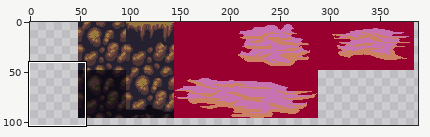
Edited in one commit: sprite sheet (assets/graphics/tiles.png). The picture above shows the old version from afar; the outline marks the close-up.
Close-up. First the earlier version:
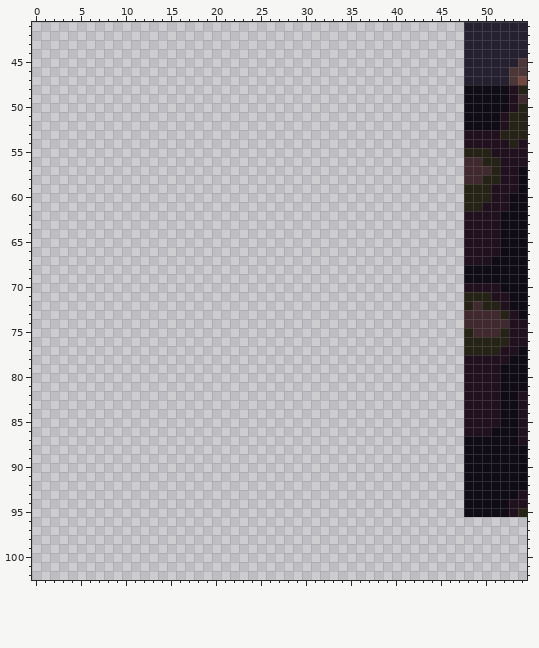
The file is 480x480 pixels. Shown: x 0..54, y 41..102. The wide view leaves out empty margins.
After the commit:
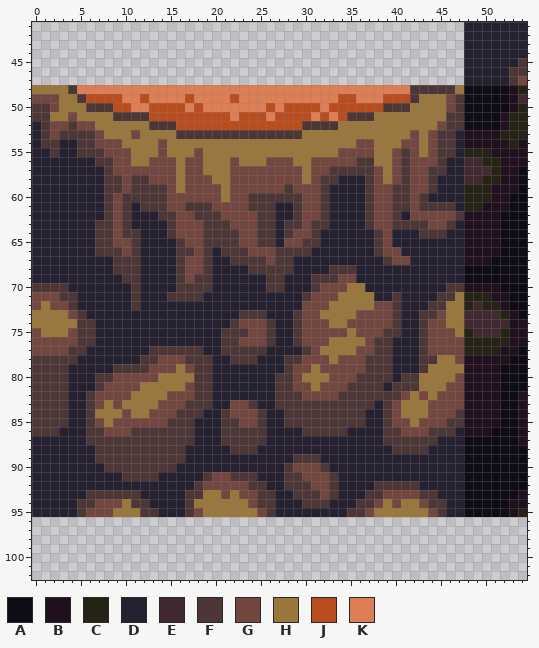
Palette (. is transparent): A #0f0c16  B #21111e  C #252216  D #262131  E #402a30  F #4d3736  G #73463f  H #99773d  J #ba4d1e  K #de7e54
Diff:
y 48: x 0..47 ................................................ -> HHHHFKKKKKKKKKKKKKKKKKKKKKKKKKKKKKKKKKKKKKFFFFFH
y 49: x 0..47 ................................................ -> GGGHHFJJJJKKJKKKKJKKKKJKKKKKKKKKKKJJKKKJJJFHHHGF
y 50: x 0..47 ................................................ -> FFGHHHFFFJJKKJJJJKJKKKKKKKJKJJJJKJJJJJJFFFHHHHGF
y 51: x 0..47 ................................................ -> FFHHGHHHHFFFFJJJJJJJJJKJJJKJJJJKJKJFFFHHHHHHHHFF
y 52: x 0..47 ................................................ -> DFGGFGGHHHHHHFFFJJJJJJJJJJJJJJFFFFHHHHHHHHHHHGFF
y 53: x 0..47 ................................................ -> DFGFFFFGHHHGHHHHFFFFFFFFFFFFFFHHHHHHHHHHHHGHGFFD
y 54: x 0..47 ................................................ -> DFFDDFFGGGHHHHGHHHHHHHHHHHHHHHHHHHHHGGHHHGGHGFFD
y 55: x 0..47 ................................................ -> DDFDDFFFGGGHHHGHHHGHHHHHHHHHHHHHHHGGGGHHGFGHGFFD
y 56: x 0..47 ................................................ -> DDDDDDDFFGGHHGGGHGGHHHGHHHGGGHHGGGGGFFHHGFGGGFDD
y 57: x 0..47 ................................................ -> DDDDDDDDFGGGGGGGHGGHHHGGGGGGGGHGGFFFFFGHGFGGFFDD
y 58: x 0..47 ................................................ -> DDDDDDDDFFGFFGGGHGGGHHGGGGGGGGHGFFDDDFGHGFGGFDDD
y 59: x 0..47 ................................................ -> DDDDDDDDFFGFFFFGHGGGGHGGGGGGFGGGFDDDDFGGFFGGFDDD
y 60: x 0..47 ................................................ -> DDDDDDDDFGFFFFFGGGGGGHGGFFFFFFGGFDDDDFGGFFGFDDDD
y 61: x 0..47 ................................................ -> DDDDDDDDFGFDFFFGGFFFGGGGFFFDDFGGFDDDDFGGFFGFFFFD
y 62: x 0..47 ................................................ -> DDDDDDDDFGFDDDFFGGFFFGGGGFFDDFGGFDDDDFGGFDGGGGGF
y 63: x 0..47 ................................................ -> DDDDDDDFFGFDDDDFGGGFFFGGGFFDFFGFFDDDDFGGFFFFGGFD
y 64: x 0..47 ................................................ -> DDDDDDDFFGFFDDDFGGGFFFFGGFFDFGGFDDDDDDFGDDDFFFDD
y 65: x 0..47 ................................................ -> DDDDDDDFFGGFDDDDFGGFFFFGGFFDGGFFDDDDDDFGDDDDDDDD
y 66: x 0..47 ................................................ -> DDDDDDDFFFGFDDDDFFGFDFFFGGGFFFFDDDDDDDFGGDDDDDDD
y 67: x 0..47 ................................................ -> DDDDDDDDDFFFDDDDFGGFDDFFFFGFFDDDDDDDDDDFGGDDDDDD
y 68: x 0..47 ................................................ -> DDDDDDDDDFFFDDDDFGGFDDDDFFFFFDDDDFFFDDDDDDDDDDDD
y 69: x 0..47 ................................................ -> DDDDDDDDDDFFDDDDFGFFDDDDDDFFDDDFFFGGDDDDDDDDDDDD
y 70: x 0..47 ................................................ -> FFFFDDDDDDDFDDDDFFFFDDDDDDFFDDDFGGGHHDDDDDDDDDFF
y 71: x 0..47 ................................................ -> GGGFFDDDDDDFDDDFFFFDDDDDDDDDDDFGGGHHHHDDFDDDDFFH
y 72: x 0..47 ................................................ -> GHGGFDDDDDDFDDDDDDDDDDDDDDDDDDGGGHHHHHGGFDDDFFHH
y 73: x 0..47 ................................................ -> HHHHGFDDDDDDDDDDDDDDDDDFFFDDDFGGHHHHGGGGFDDFFGHH
y 74: x 0..47 ................................................ -> HHHHHFFDDDDDDDDDDDDDDDFGGGFDDFGGGHHGGGGGFDDFGGHH
y 75: x 0..47 ................................................ -> GHHHGFFDDDDDDDDDDDDDDFFFGGFDDFGGGGGHGGGFFDDFGGGH
y 76: x 0..47 ................................................ -> GGGGGFFDDDDDDDDDDDDDDFFGGGFDDFGGGHHHHGFFDDDFGGGG
y 77: x 0..47 ................................................ -> GGGGFFDDDDDDDFFFFFFDDFFFFFDDDDFGHHHHGGFFDDDFGGGG
y 78: x 0..47 ................................................ -> FFFFFDDDDDDDFFGGGFFFDDFFFDDDFFGGGHGGGFFFDDDFFHHG
y 79: x 0..47 ................................................ -> FFFFDDDDDFFFFGGGHGFFDDDDDDDDFGGHGGGGGFFFDDDFHHHH
y 80: x 0..47 ................................................ -> FFFFDDDFFGGGGGHHHHFFDDDDDDDFFGHHHGGGFFFFDFFHHHHG
y 81: x 0..47 ................................................ -> FFFFDDDFGGGGHHHHHGFFDDDDDDDFFGGHGGGFFFFDFFFHHHGG
y 82: x 0..47 ................................................ -> FFFFDDFGGGGHHHHGGGFFDDDDDDDFFFGGGGFFFFFFFGHGHGGG
y 83: x 0..47 ................................................ -> FFFFDDFGHGHHHHGGGFFFDDGGFDDFFFFFFFFFFFDFGHHHGGGG
y 84: x 0..47 ................................................ -> FFFFDDFHHHGHHGGGFFFDDFGGGFDDFFFFFFFFFDDFGHHHGGGF
y 85: x 0..47 ................................................ -> FFFFDDFGHGGGGGGFFFDDDFFGGFDDFFFFFFFFFDDFGGHGGGFF
y 86: x 0..47 ................................................ -> FFFDDDFFGGGFFFFFFFDDDFFFFFDDDDFFFFFDDDDFFGGGFFFD
y 87: x 0..47 ................................................ -> DDDDDDFFFFFFFFFFFFDDDFFFFFDDDDDDDDDDDDDFFFFFFDDD
y 88: x 0..47 ................................................ -> DDDDDDDFFFFFFFFFFDDDDDFFFDDDDDDDDDDDDDDDFFFFDDDD
y 89: x 0..47 ................................................ -> DDDDDDDFFFFFFFFFFDDDDDDDDDDDDFFFDDDDDDDDDDDDDDDD
y 90: x 0..47 ................................................ -> DDDDDDDDFFFFFFFFDDDDDDDDDDDDFGGGFDDDDDDDDDDDDDDD
y 91: x 0..47 ................................................ -> DDDDDDDDDDFFFFDDDDDFGGFFFDDDFFGGGFDDDDDDDDDDDDDD
y 92: x 0..47 ................................................ -> DDDDDDDDDDDDDDDDDDFGGGGGFFDDFFFGGFDDDDFFFFFDDDDD
y 93: x 0..47 ................................................ -> DDDDDDFFFFFFDDDDDFFHHGHGGFFDDFFFGFDDDFFGGGGFFDDD
y 94: x 0..47 ................................................ -> DDDDDFFGGGHFFDDDDFHHHHHHGFFDDDFFFDDDFFGHGHHGFFDD
y 95: x 0..47 ................................................ -> DDDDDFGGGHHHFFDDDFGHHHHHHGFDDDDDDDDFFGHHHHHHGFDD
Pixel boxes of the changes (left, top, right, bottom) in both close-ups:
added: (32, 85, 464, 517)
